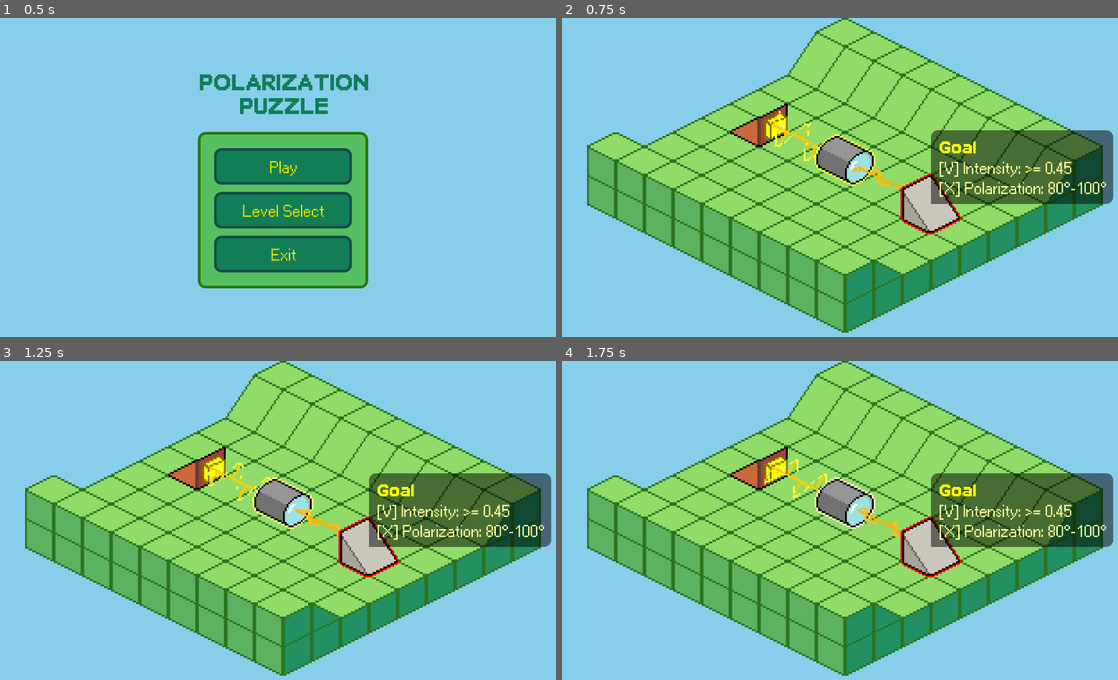
Above: before the commit, frames 1-4 (two rows, left to right).
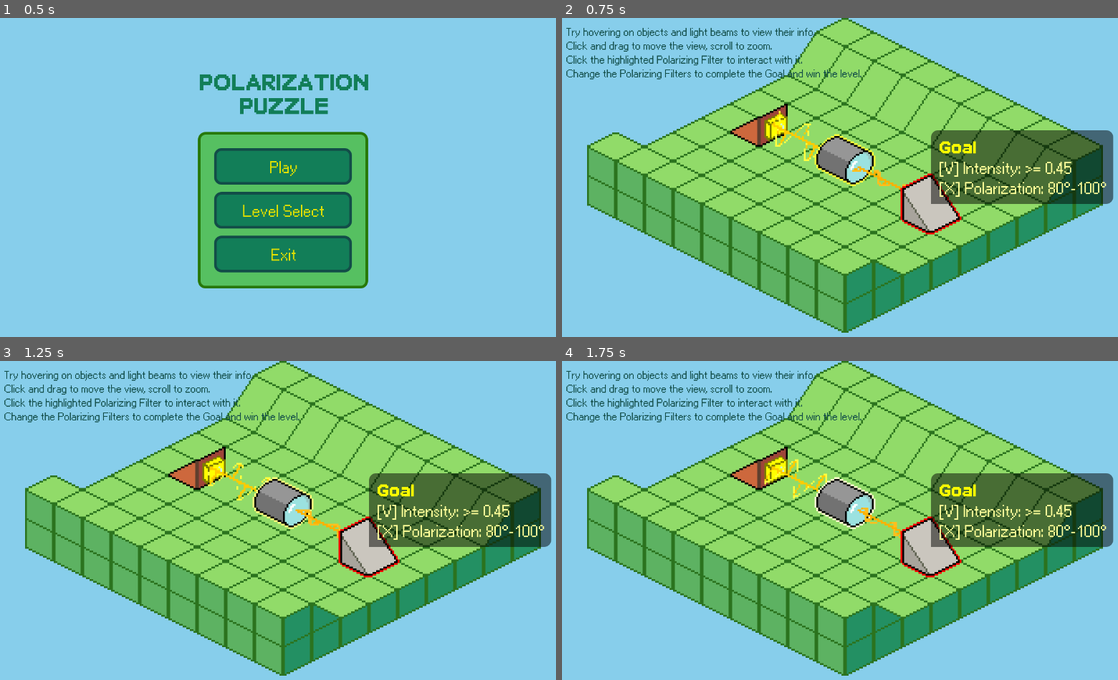
Above: after the commit, the same moments.

Repository: joshmoritty/polarization-puzzle
Game: Godot game, scene res://scenes/main_menu.tscn
Same seed, same stepped clock (60 frames per second), same inputs: the game is played once before the commit and once after it.
Inputs (mouse positions are in pixels of both pictures, inside the frame that each line leads up to):
- Up to frame 1 (0.5 s): no input
- Up to frame 2 (0.75 s): click "Play" at 0.5 s
- Up to frame 3 (1.25 s): no input
- Up to frame 4 (1.75 s): move the mouse to (973, 504) at 1.27 s; click (973, 504) at 1.42 s

Frame 1 is identical in both runs. In frame 2, 1.5% of the frame differs, in the area x 0-54%, y 3-20%; in frame 3, 1.5%; in frame 4, 1.5%.

Commit message:
feat: add tutorial text to level 1

Diff:
--- a/scenes/levels/level_1.tscn
+++ b/scenes/levels/level_1.tscn
@@ -1,10 +1,11 @@
-[gd_scene load_steps=16 format=4 uid="uid://c2bso81u5xov"]
+[gd_scene load_steps=17 format=4 uid="uid://c2bso81u5xov"]
 
 [ext_resource type="Script" uid="uid://buo0k0a1ucb80" path="res://scripts/game/controller.gd" id="1_7gny6"]
 [ext_resource type="PackedScene" uid="uid://c33juruhhvftm" path="res://scenes/gui.tscn" id="2_2os1m"]
 [ext_resource type="PackedScene" uid="uid://m30priism7yw" path="res://scenes/levels/level_2.tscn" id="2_dnkej"]
 [ext_resource type="Script" uid="uid://pjnf8tkpi0ks" path="res://scripts/game/gui.gd" id="3_1s4pk"]
 [ext_resource type="PackedScene" uid="uid://c5jeh6aawd8mg" path="res://scenes/sub_viewport.tscn" id="4_go7sj"]
+[ext_resource type="Theme" uid="uid://u4e86n2ats8n" path="res://assets/themes/menu.tres" id="5_mm8aj"]
 [ext_resource type="Texture2D" uid="uid://yuoce8fhr0w0" path="res://assets/isometric-sandbox-sheet.png" id="6_x2xxo"]
 [ext_resource type="Texture2D" uid="uid://kum6enib4nis" path="res://assets/object_sprites/source_1.png" id="7_2cbcq"]
 [ext_resource type="Script" uid="uid://dn6ueyc8url7j" path="res://scripts/game/multi_source.gd" id="8_isj1j"]
@@ -88,6 +89,20 @@
 visible = false
 script = ExtResource("3_1s4pk")
 
+[node name="Tutorial" type="CanvasLayer" parent="."]
+
+[node name="Label" type="Label" parent="Tutorial"]
+offset_left = 16.0
+offset_top = 16.0
+offset_right = 572.0
+offset_bottom = 137.0
+theme = ExtResource("5_mm8aj")
+theme_override_font_sizes/font_size = 22
+text = "Try hovering on objects and light beams to view their info.
+Click and drag to move the view, scroll to zoom.
+Click the highlighted Polarizing Filter to interact with it.
+Change the Polarizing Filters to complete the Goal and win the level."
+
 [node name="Camera" type="Camera2D" parent="."]
 position = Vector2(160, 90)
 zoom = Vector2(4, 4)
